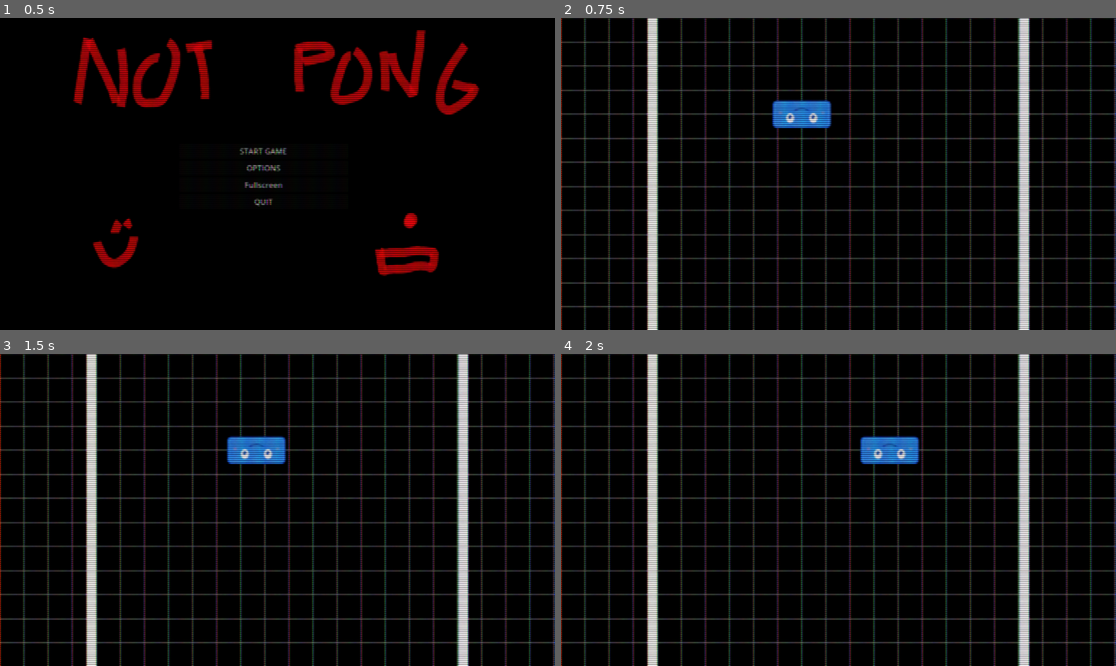
Above: before the commit, frames 1-4 (two rows, left to right).
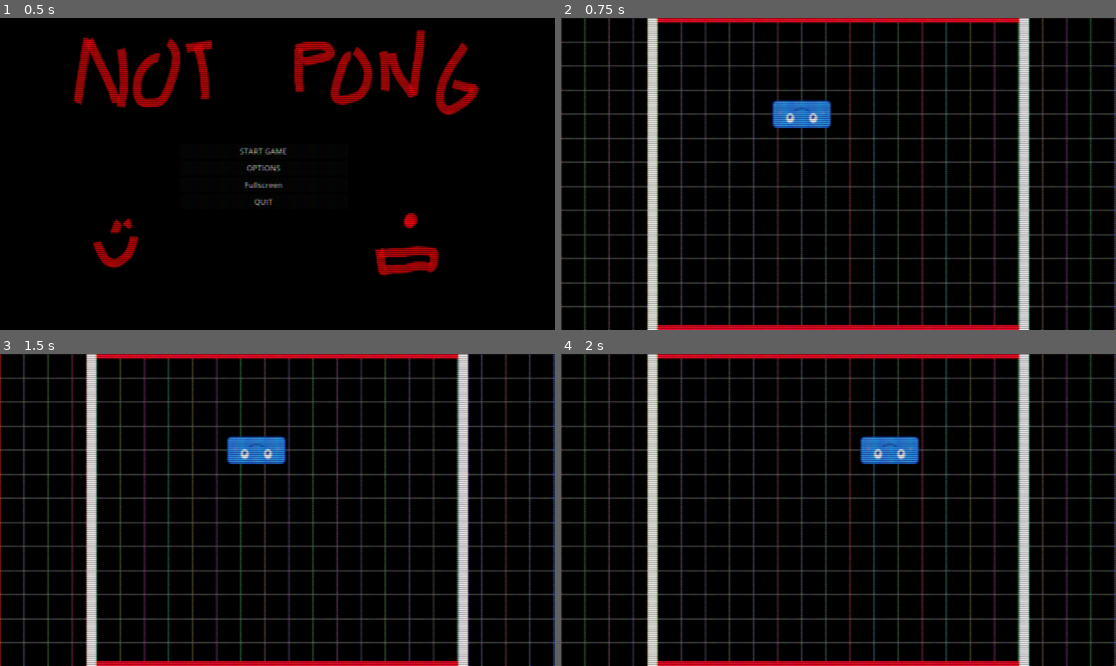
Above: after the commit, the same moments.

Repository: Nicheen/GameJamSummer2025
Game: Godot game, scene res://scenes/menus/main_menu.tscn
Two runs of this game, one before a commit and one after it. Both use one fixed random seed, a clock stepped at 60 frames per second and the inputs below.
Inputs (mouse positions are in pixels of both pictures, inside the frame that each line leads up to):
- Up to frame 1 (0.5 s): no input
- Up to frame 2 (0.75 s): click "START GAME" at 0.5 s
- Up to frame 3 (1.5 s): tap Enter (ui_accept) at 1.25 s; move the mouse to (399, 494) at 1.27 s; hold D (move_right) from 1.28 s (still down); click (399, 494) at 1.35 s
- Up to frame 4 (2 s): keep holding D (move_right); tap Enter (ui_accept) at 1.52 s

Frame 1 is identical in both runs. In frame 2, 2.3% of the frame differs, in the area x 17-83%, y 0-100%; in frame 3, 2.3%; in frame 4, 2.3%.

Commit message:
Deathzone added

Diff:
--- a/gamejamsummer2025/scenes/main.tscn
+++ b/gamejamsummer2025/scenes/main.tscn
@@ -7,6 +7,12 @@
 
 [sub_resource type="RectangleShape2D" id="RectangleShape2D_0wfyh"]
 size = Vector2(200, 648)
+
+[sub_resource type="RectangleShape2D" id="RectangleShape2D_sugp2"]
+size = Vector2(752, 20)
+
+[sub_resource type="RectangleShape2D" id="RectangleShape2D_jyhfs"]
+size = Vector2(752, 20)
 
 [node name="Main" type="Node2D"]
 script = ExtResource("1_o5qli")
@@ -17,7 +23,7 @@
 points = PackedVector2Array(190, 0, 190, 648)
 width = 20.0
 
-[node name="Line2DRight" type="Line2D" parent="Borders/Line2DLeft"]
+[node name="Line2DRight" type="Line2D" parent="Borders"]
 points = PackedVector2Array(962, 0, 962, 648)
 width = 20.0
 
@@ -36,3 +42,25 @@
 [node name="CollisionShape2D" type="CollisionShape2D" parent="Borders/StaticBody2DRight"]
 position = Vector2(1052, 324)
 shape = SubResource("RectangleShape2D_0wfyh")
+
+[node name="Deathzone" type="Node2D" parent="."]
+
+[node name="Line2DTop" type="Line2D" parent="Deathzone"]
+points = PackedVector2Array(200, 5, 952, 5)
+default_color = Color(0.960784, 0.14902, 0.27451, 1)
+
+[node name="Line2DBot" type="Line2D" parent="Deathzone"]
+points = PackedVector2Array(200, 643, 952, 643)
+default_color = Color(0.960784, 0.14902, 0.27451, 1)
+
+[node name="StaticBody2DTop" type="StaticBody2D" parent="Deathzone"]
+
+[node name="CollisionShape2D" type="CollisionShape2D" parent="Deathzone/StaticBody2DTop"]
+position = Vector2(576, 0)
+shape = SubResource("RectangleShape2D_sugp2")
+
+[node name="StaticBody2DBot" type="StaticBody2D" parent="Deathzone"]
+
+[node name="CollisionShape2D" type="CollisionShape2D" parent="Deathzone/StaticBody2DBot"]
+position = Vector2(576, 648)
+shape = SubResource("RectangleShape2D_jyhfs")
Not shown: 1 places in gamejamsummer2025/scenes/main.tscn that only renumber resources
